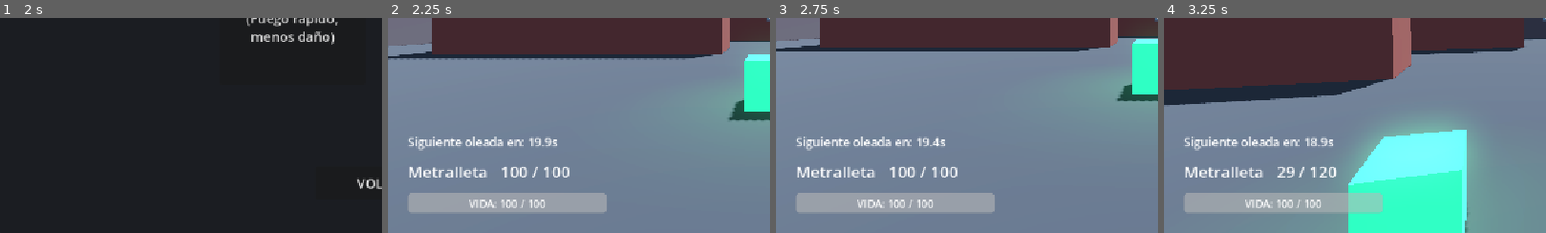
Above: before the commit, frames 1-4 (left to right).
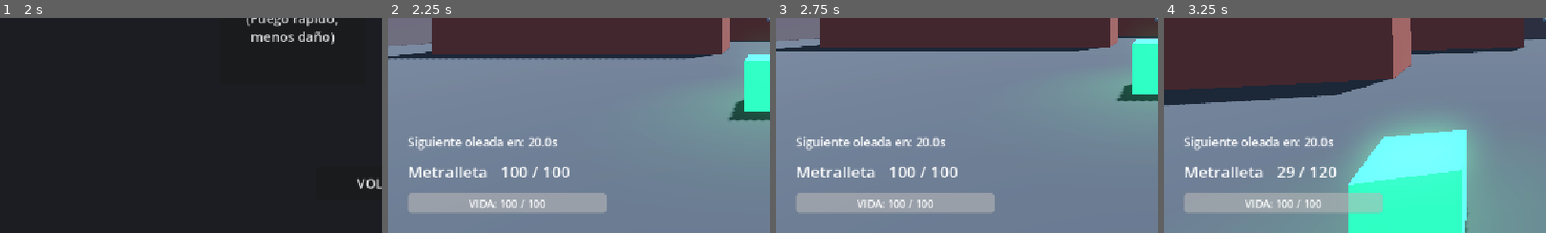
Above: after the commit, the same moments.

Repository: Jillkrav/Fps-Prueba
Game: Godot game, scene res://scenes/main_menu.tscn
Same seed, same stepped clock (60 frames per second), same inputs: the game is played once before the commit and once after it. The engine's default icon, where the game draws it, is replaced by a stand-in: a white triangle on a blue panel in a dark square.
Inputs (mouse positions are % of the whole screen's width and height, from its top left):
- Up to frame 1 (2 s): click "JUGAR" at 0.5 s; click "MAPA 1 (Laberíntico)" at 1.25 s
- Up to frame 2 (2.25 s): click "METRALLETA (Fuego rápido, men…" at 2 s
- Up to frame 3 (2.75 s): no input
- Up to frame 4 (3.25 s): tap Enter (ui_accept) at 2.75, 3.02 s; move the mouse to (49, 52) at 2.77 s; hold W from 2.78 s (still down); hold R from 2.78 s (still down); click (49, 52) at 2.92 s
The pictures show only the part of the screen within x 0-50%, y 50-100%; the shares and areas given below are measured in that part.

Frame 1 is identical in both runs. In frame 2, less than 0.1% of the frame differs, in the area x 36-43%, y 56-60%; in frame 3, less than 0.1%, in the area x 36-43%, y 55-60%; in frame 4, less than 0.1%.
Error after the commit: Parse Error: Preload file "res://scenes/npcs/npc_melee.tscn" does not exist. (res://scripts/spawner.gd:11)

Commit message:
fix: relacion NPC funcional, aliados con color, invisible corregido, dev_menu rutas OK

Diff:
--- /dev/null
+++ b/scripts/dev_menu.gd
@@ -0,0 +1,138 @@
+## Menu de desarrollo. Se activa con Q desde hud.gd.
+## Permite: ponerse invisible a los NPC y spawnear NPC configurados manualmente.
+extends Control
+
+# ─────────────────────────────────────────────────────
+# ESCENAS DE NPC DISPONIBLES
+# Para agregar un tipo nuevo: agregar entrada aquí + crear su escena.
+# ─────────────────────────────────────────────────────
+
+const NPC_SCENES: Dictionary = {
+	"melee":      "res://scenes/npcs/npc_melee.tscn",
+	"pistolero":  "res://scenes/npcs/npc_pistolero.tscn",
+	"escopetero": "res://scenes/npcs/npc_escopetero.tscn",
+}
+
+# ─────────────────────────────────────────────────────
+# REFERENCIAS DE NODOS
+# ─────────────────────────────────────────────────────
+
+@onready var panel_principal: Panel        = $PanelPrincipal
+@onready var panel_npc: Panel              = $PanelNPC
+@onready var btn_invisible: Button         = $PanelPrincipal/VBox/BtnInvisible
+@onready var btn_generar: Button           = $PanelPrincipal/VBox/BtnGenerar
+@onready var btn_spawn: Button             = $PanelNPC/VBox/BtnSpawn
+@onready var btn_volver: Button            = $PanelNPC/VBox/BtnVolver
+@onready var opt_relacion: OptionButton    = $PanelNPC/VBox/GridAtributos/OptRelacion
+@onready var opt_experiencia: OptionButton = $PanelNPC/VBox/GridAtributos/OptExperiencia
+@onready var opt_arma: OptionButton        = $PanelNPC/VBox/GridAtributos/OptArma
+@onready var lbl_status: Label             = $PanelPrincipal/VBox/LblStatus
+
+# ─────────────────────────────────────────────────────
+# ESTADO INTERNO
+# ─────────────────────────────────────────────────────
+
+var is_invisible: bool = false
+
+# ─────────────────────────────────────────────────────
+# CICLO DE VIDA
+# ─────────────────────────────────────────────────────
+
+func _ready() -> void:
+	process_mode = Node.PROCESS_MODE_ALWAYS
+
+	opt_relacion.add_item("Enemigo",  NpcBase.Relacion.ENEMIGO)
+	opt_relacion.add_item("Neutral",  NpcBase.Relacion.NEUTRAL)
+	opt_relacion.add_item("Amigable", NpcBase.Relacion.AMIGABLE)
+
+	opt_experiencia.add_item("Baja",  NpcBase.Experiencia.BAJA)
+	opt_experiencia.add_item("Media", NpcBase.Experiencia.MEDIA)
+	opt_experiencia.add_item("Alta",  NpcBase.Experiencia.ALTA)
+
+	for arma_key in NPC_SCENES.keys():
+		opt_arma.add_item(arma_key.capitalize())
+
+	visible = false
+	panel_principal.visible = true
+	panel_npc.visible = false
+
+	btn_invisible.pressed.connect(_on_invisible_pressed)
+	btn_generar.pressed.connect(_on_generar_pressed)
+	btn_spawn.pressed.connect(_on_spawn_pressed)
+	btn_volver.pressed.connect(_on_volver_pressed)
+
+# ─────────────────────────────────────────────────────
+# TOGGLE DEL MENU (llamado desde hud.gd)
+# ─────────────────────────────────────────────────────
+
+func toggle_menu() -> void:
+	visible = !visible
+	panel_npc.visible = false
+	panel_principal.visible = true
+
+	if visible:
+		Input.mouse_mode = Input.MOUSE_MODE_VISIBLE
+	else:
+		Input.mouse_mode = Input.MOUSE_MODE_CAPTURED
+
+# ─────────────────────────────────────────────────────
+# LOGICA DE BOTONES
+# ─────────────────────────────────────────────────────
+
+func _on_invisible_pressed() -> void:
+	is_invisible = !is_invisible
+	var player: Node = get_tree().get_first_node_in_group("player")
+	if player:
+		if is_invisible:
+			player.add_to_group("invisible_to_npc")
+			btn_invisible.text = "Invisible: ON"
+			lbl_status.text = "[INVISIBLE ACTIVO]"
+		else:
+			player.remove_from_group("invisible_to_npc")
+			btn_invisible.text = "Invisible: OFF"
+			lbl_status.text = ""
+
+func _on_generar_pressed() -> void:
+	panel_principal.visible = false
+	panel_npc.visible = true
+
+func _on_volver_pressed() -> void:
+	panel_npc.visible = false
+	panel_principal.visible = true
+
+func _on_spawn_pressed() -> void:
+	var relacion_id: int    = opt_relacion.get_selected_id()
+	var experiencia_id: int = opt_experiencia.get_selected_id()
+	var arma_key: String    = NPC_SCENES.keys()[opt_arma.get_selected()]
+
+	var scene_path: String = NPC_SCENES[arma_key]
+	var packed: PackedScene = load(scene_path)
+	if not packed:
+		push_error("DevMenu: no se pudo cargar la escena: " + scene_path)
+		return
+
+	var npc: NpcBase = packed.instantiate() as NpcBase
+	if not npc:
+		push_error("DevMenu: la escena no es un NpcBase: " + scene_path)
+		return
+
+	npc.relacion    = relacion_id as NpcBase.Relacion
+	npc.experiencia = experiencia_id as NpcBase.Experiencia
+
+	var player: Node3D = get_tree().get_first_node_in_group("player") as Node3D
+	if not player:
+		push_error("DevMenu: no se encontró al jugador")
+		npc.queue_free()
+		return
+
+	var spawn_pos: Vector3 = player.global_transform.origin \
+		+ player.global_transform.basis.z * -3.0
+	spawn_pos.y = player.global_transform.origin.y
+
+	var world: Node = player.get_parent()
+	world.add_child(npc)
+	npc.global_transform.origin = spawn_pos
+
+	lbl_status.text = "NPC spawneado: " + arma_key.capitalize() + " (" + opt_relacion.get_item_text(opt_relacion.get_selected()) + ")"
+	panel_npc.visible = false
+	panel_principal.visible = true
--- /dev/null
+++ b/scripts/npc_base.gd
@@ -0,0 +1,252 @@
+extends CharacterBody3D
+class_name NpcBase
+
+# ─────────────────────────────────────────
+# ENUMS
+# ─────────────────────────────────────────
+
+enum Sexo        { MASCULINO, FEMENINO }
+enum Relacion    { AMIGABLE, NEUTRAL, ENEMIGO }
+enum Experiencia { BAJA, MEDIA, ALTA }
+enum Estado {
+	IDLE,
+	GUARDIA,
+	ALERTA,
+	BUSCANDO,
+	ESCONDIENDO,
+	SIGUIENDO,
+	ATACANDO
+}
+
+# ─────────────────────────────────────────
+# IDENTIDAD
+# ─────────────────────────────────────────
+
+@export var npc_name: String = "NPC"
+@export var especie: String = ""
+@export var sexo: Sexo = Sexo.MASCULINO
+@export var relacion: Relacion = Relacion.ENEMIGO
+@export var experiencia: Experiencia = Experiencia.MEDIA
+@export var skin_path: String = ""
+@export var voz_path: String = ""
+@export var estado: Estado = Estado.IDLE
+
+# ─────────────────────────────────────────
+# COMBATE
+# ─────────────────────────────────────────
+
+@export var max_health: float = 30.0
+@export var speed: float = 3.0
+@export var damage: float = 10.0
+@export var attack_range: float = 2.0
+@export var attack_rate: float = 1.0
+
+# ─────────────────────────────────────────
+# VARIABLES INTERNAS
+# ─────────────────────────────────────────
+
+var current_health: float = 30.0
+var target: Node3D = null        # objetivo actual (jugador o NPC enemigo)
+var last_attack_time: int = 0
+var is_dead: bool = false
+
+var _base_color: Color = Color.WHITE  # color base sin flash
+
+var gravity: float = ProjectSettings.get_setting("physics/3d/default_gravity")
+
+@onready var navigation_agent: NavigationAgent3D = get_node_or_null("NavigationAgent3D")
+
+# ─────────────────────────────────────────
+# CICLO DE VIDA
+# ─────────────────────────────────────────
+
+func _ready() -> void:
+	current_health = max_health
+	_apply_relation_color()
+	_pick_target()
+
+func _physics_process(delta: float) -> void:
+	if is_dead:
+		return
+
+	# Refrescar objetivo si el actual murió o si somos amigable buscando enemigos
+	if target == null or (target.has_method("is_dead") and target.is_dead):
+		_pick_target()
+
+	if not is_on_floor():
+		velocity.y -= gravity * delta
+	else:
+		velocity.y = 0.0
+
+	# Si somos AMIGABLE, nunca atacamos al jugador
+	# Si el jugador está invisible y somos ENEMIGO, tampoco lo perseguimos
+	var player: Node3D = get_tree().get_first_node_in_group("player") as Node3D
+	if relacion == Relacion.ENEMIGO and player:
+		if player.is_in_group("invisible_to_npc"):
+			# jugador invisible: detenerse y no atacar
+			velocity.x = move_toward(velocity.x, 0, speed)
+			velocity.z = move_toward(velocity.z, 0, speed)
+			move_and_slide()
+			return
+
+	if target and is_instance_valid(target):
+		var target_pos: Vector3 = target.global_transform.origin
+		var direction: Vector3 = Vector3.ZERO
+
+		if navigation_agent and !navigation_agent.is_navigation_finished():
+			navigation_agent.target_position = target_pos
+			var next_path_pos: Vector3 = navigation_agent.get_next_path_position()
+			direction = (next_path_pos - global_transform.origin).normalized()
+		else:
+			direction = (target_pos - global_transform.origin).normalized()
+
+		direction.y = 0
+		direction = direction.normalized()
+		look_at_target_flat(target_pos)
+
+		var dist: float = global_transform.origin.distance_to(target_pos)
+
+		if dist <= attack_range:
+			velocity.x = 0
+			velocity.z = 0
+			attempt_attack()
+		else:
+			velocity.x = direction.x * speed
+			velocity.z = direction.z * speed
+	else:
+		velocity.x = move_toward(velocity.x, 0, speed)
+		velocity.z = move_toward(velocity.z, 0, speed)
+
+	move_and_slide()
+
+# ─────────────────────────────────────────
+# RELACION: COLOR Y OBJETIVO
+# ─────────────────────────────────────────
+
+## Aplica el color visual según la relacion asignada.
+func _apply_relation_color() -> void:
+	var mesh: MeshInstance3D = get_node_or_null("MeshInstance3D")
+	if not mesh:
+		return
+
+	var mat: StandardMaterial3D = StandardMaterial3D.new()
+	mat.flags_unshaded = false
+
+	match relacion:
+		Relacion.ENEMIGO:
+			mat.albedo_color = Color(0.85, 0.15, 0.15)  # rojo
+		Relacion.AMIGABLE:
+			# color aleatorio entre azul, celeste y verde
+			var friendly_colors: Array[Color] = [
+				Color(0.1, 0.4, 0.9),   # azul
+				Color(0.1, 0.75, 0.95), # celeste
+				Color(0.15, 0.8, 0.3),  # verde
+			]
+			mat.albedo_color = friendly_colors[randi() % friendly_colors.size()]
+		Relacion.NEUTRAL:
+			mat.albedo_color = Color(0.7, 0.7, 0.1)  # amarillo
+
+	_base_color = mat.albedo_color
+	mesh.set_surface_override_material(0, mat)
+
+## Elige el objetivo según la relacion:
+## ENEMIGO  → persigue al jugador
+## AMIGABLE → persigue al NPC enemigo más cercano
+## NEUTRAL  → no hace nada
+func _pick_target() -> void:
+	target = null
+
+	match relacion:
+		Relacion.ENEMIGO:
+			var player: Node = get_tree().get_first_node_in_group("player")
+			if player:
+				target = player as Node3D
+
+		Relacion.AMIGABLE:
+			# Buscar el NPC enemigo más cercano vivo
+			var closest_dist: float = INF
+			for node in get_tree().get_nodes_in_group("npc"):
+				if node == self:
+					continue
+				if node is NpcBase and node.relacion == Relacion.ENEMIGO and not node.is_dead:
+					var d: float = global_transform.origin.distance_to(node.global_transform.origin)
+					if d < closest_dist:
+						closest_dist = d
+						target = node
+
+		Relacion.NEUTRAL:
+			target = null
+
+# ─────────────────────────────────────────
+# MOVIMIENTO
+# ─────────────────────────────────────────
+
+func look_at_target_flat(target_pos: Vector3) -> void:
+	var flat_pos: Vector3 = Vector3(target_pos.x, global_transform.origin.y, target_pos.z)
+	if flat_pos.distance_to(global_transform.origin) > 0.1:
+		look_at(flat_pos, Vector3.UP)
+
+# ─────────────────────────────────────────
+# COMBATE
+# ─────────────────────────────────────────
+
+func attempt_attack() -> void:
+	var current_time: int = Time.get_ticks_msec()
+	var time_since_last_attack: float = (current_time - last_attack_time) / 1000.0
+	if time_since_last_attack >= attack_rate:
+		last_attack_time = current_time
+		perform_attack()
+
+## Sobreescribir en clases hijas para el ataque específico.
+func perform_attack() -> void:
+	if target and target.has_method("take_damage"):
+		target.take_damage(damage)
+
+func take_damage(amount: float) -> void:
+	if is_dead:
+		return
+	current_health -= amount
+	current_health = clamp(current_health, 0, max_health)
+	flash_red()
+	if current_health <= 0:
+		die()
+
+func flash_red() -> void:
+	var mesh: MeshInstance3D = get_node_or_null("MeshInstance3D")
+	if mesh:
+		var mat: StandardMaterial3D = mesh.get_surface_override_material(0) as StandardMaterial3D
+		if mat:
+			mat.albedo_color = Color.WHITE
+			var timer: SceneTreeTimer = get_tree().create_timer(0.1)
+			timer.timeout.connect(func() -> void:
+				if is_instance_valid(mat):
+					mat.albedo_color = _base_color
+			)
+
+func die() -> void:
+	is_dead = true
+	queue_free()
+
+# ─────────────────────────────────────────
+# DEBUG
+# ─────────────────────────────────────────
+
+func draw_debug_laser(start: Vector3, end: Vector3, color: Color = Color.WHITE) -> void:
+	var mesh_instance: MeshInstance3D = MeshInstance3D.new()
+	var immediate_mesh: ImmediateMesh = ImmediateMesh.new()
+	var material: StandardMaterial3D = StandardMaterial3D.new()
+
+	mesh_instance.mesh = immediate_mesh
+	material.shading_mode = StandardMaterial3D.SHADING_MODE_UNSHADED
+	material.albedo_color = color
+	mesh_instance.material_override = material
+
+	get_parent().add_child(mesh_instance)
+
+	immediate_mesh.surface_begin(Mesh.PRIMITIVE_LINES)
+	immediate_mesh.surface_add_vertex(start)
+	immediate_mesh.surface_add_vertex(end)
+	immediate_mesh.surface_end()
+
+	var timer: SceneTreeTimer = get_tree().create_timer(0.08)
+	timer.timeout.connect(func() -> void: mesh_instance.queue_free())
--- a/scripts/spawner.gd
+++ b/scripts/spawner.gd
@@ -1,33 +1,32 @@
 extends Node3D
-class_name EnemySpawner
+class_name NpcSpawner
 
 @export var spawn_interval: float = 20.0
 @export var spawn_count_per_cycle: int = 3
 @export var spawn_points_paths: Array[NodePath] = []
 
-# Referencias a escenas de enemigos precargadas
-var enemy_melee_scene: PackedScene = preload("res://scenes/enemies/enemy_melee.tscn")
-var enemy_pistolero_scene: PackedScene = preload("res://scenes/enemies/enemy_pistolero.tscn")
-var enemy_escopetero_scene: PackedScene = preload("res://scenes/enemies/enemy_escopetero.tscn")
+# Porcentaje de NPC que serán amigables en cada wave (0.0 = ninguno, 1.0 = todos)
+@export_range(0.0, 1.0) var friendly_ratio: float = 0.0
+
+var npc_melee_scene: PackedScene      = preload("res://scenes/npcs/npc_melee.tscn")
+var npc_pistolero_scene: PackedScene  = preload("res://scenes/npcs/npc_pistolero.tscn")
+var npc_escopetero_scene: PackedScene = preload("res://scenes/npcs/npc_escopetero.tscn")
 
 var spawn_timer: Timer
 var spawn_points: Array[Marker3D] = []
 var hud: CanvasLayer = null
 
 func _ready() -> void:
-	# Encontrar los Marker3D de spawn reales a partir de los paths
 	for path in spawn_points_paths:
 		var node: Node = get_node_or_null(path)
 		if node is Marker3D:
 			spawn_points.append(node)
 
-	# Si no se configuraron por exportación, buscamos hijos que sean Marker3D
 	if spawn_points.is_empty():
 		for child in get_children():
 			if child is Marker3D:
 				spawn_points.append(child)
 
-	# Configurar timer de spawn
 	spawn_timer = Timer.new()
 	spawn_timer.wait_time = spawn_interval
 	spawn_timer.one_shot = false
@@ -35,24 +34,19 @@
 	add_child(spawn_timer)
 	spawn_timer.timeout.connect(_on_spawn_timeout)
 
-	# Buscar la HUD para poder actualizar el tiempo restante
 	hud = get_tree().get_first_node_in_group("hud") as CanvasLayer
 	if not hud:
-		# Si no está en un grupo todavía, la buscamos por tipo
 		var hud_nodes: Array = get_tree().get_nodes_in_group("hud")
 		if not hud_nodes.is_empty():
 			hud = hud_nodes[0] as CanvasLayer
 
-	# Realizar un spawn inicial diferido para evitar problemas en ready
 	call_deferred("spawn_wave")
 
 func _process(_delta: float) -> void:
-	# Actualizar la HUD con el tiempo restante
 	if not spawn_timer.is_stopped():
 		if hud and hud.has_method("update_spawn_timer"):
 			hud.update_spawn_timer(spawn_timer.time_left)
 		else:
-			# Re-buscar si no se encontró al ready
 			hud = get_tree().get_first_node_in_group("hud") as CanvasLayer
 
 func _on_spawn_timeout() -> void:
@@ -62,34 +56,37 @@
 	if spawn_points.is_empty():
 		return
 
-	# Si el nodo spawner o su padre no están listos en el árbol, esperar
 	if not is_inside_tree() or not get_parent().is_inside_tree():
 		return
 
 	for i in range(spawn_count_per_cycle):
-		# Elegir punto de spawn aleatorio
 		var point: Marker3D = spawn_points[randi() % spawn_points.size()]
 
-		# Validar si el punto está dentro del árbol antes de leer global_transform
 		if not point.is_inside_tree():
 			continue
 
-		# Decidir tipo de enemigo de forma balanceada
-		var enemy_scene: PackedScene
+		# Distribución: 50% melee, 30% pistolero, 20% escopetero
+		var npc_scene: PackedScene
 		var roll: float = randf()
+		if roll < 0.5:
+			npc_scene = npc_melee_scene
+		elif roll < 0.8:
+			npc_scene = npc_pistolero_scene
+		else:
+			npc_scene = npc_escopetero_scene
 
-		if roll < 0.5:
-			enemy_scene = enemy_melee_scene # 50% probabilidad
-		elif roll < 0.8:
-			enemy_scene = enemy_pistolero_scene # 30% probabilidad
+		var npc: NpcBase = npc_scene.instantiate() as NpcBase
+		if not npc:
+			continue
+
+		# Asignar relacion según friendly_ratio
+		if randf() < friendly_ratio:
+			npc.relacion = NpcBase.Relacion.AMIGABLE
 		else:
-			enemy_scene = enemy_escopetero_scene # 20% probabilidad
+			npc.relacion = NpcBase.Relacion.ENEMIGO
 
-		var enemy: CharacterBody3D = enemy_scene.instantiate() as CharacterBody3D
-
-		# Solución robusta: Añadir el enemigo al árbol primero de forma diferida,
-		# y asignarle la posición global también de forma diferida en un callable,
-		# garantizando que tanto el spawner como el spawn point y el enemigo estén totalmente integrados en el scene tree.
-		var spawn_pos: Vector3 = point.global_transform.origin + Vector3(randf_range(-1.0, 1.0), 0.0, randf_range(-1.0, 1.0))
-		get_parent().add_child(enemy)
-		enemy.global_transform.origin = spawn_pos
+		var spawn_pos: Vector3 = point.global_transform.origin + Vector3(
+			randf_range(-1.0, 1.0), 0.0, randf_range(-1.0, 1.0)
+		)
+		get_parent().add_child(npc)
+		npc.global_transform.origin = spawn_pos
